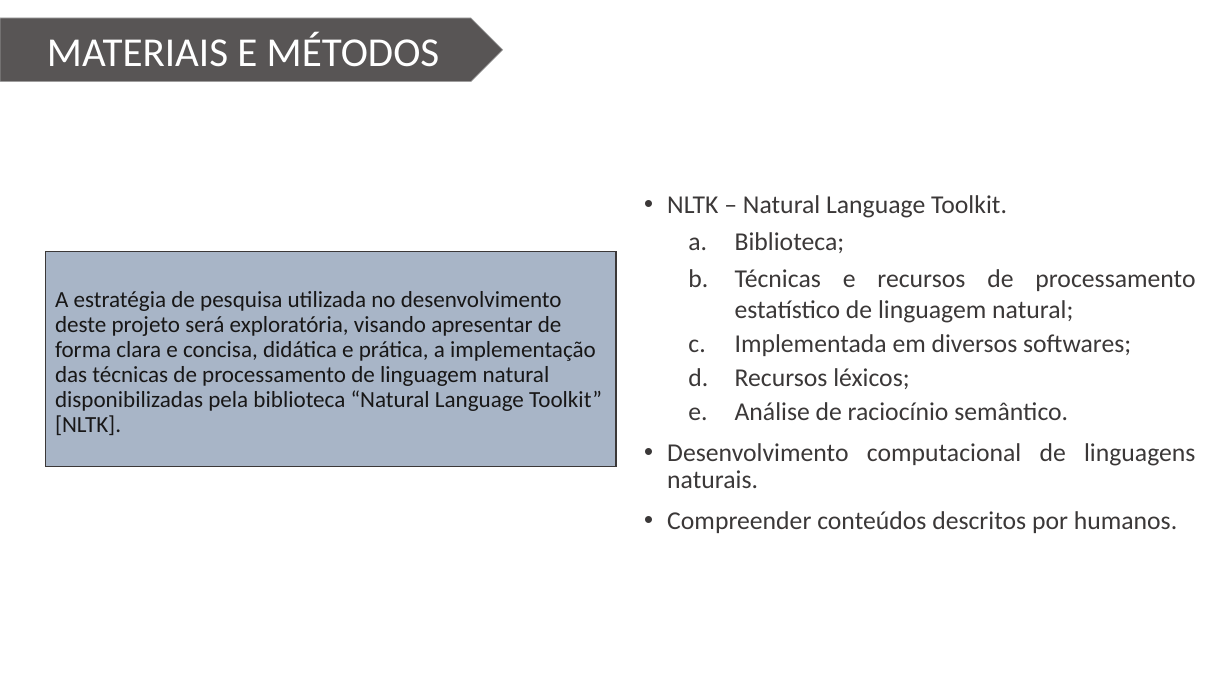
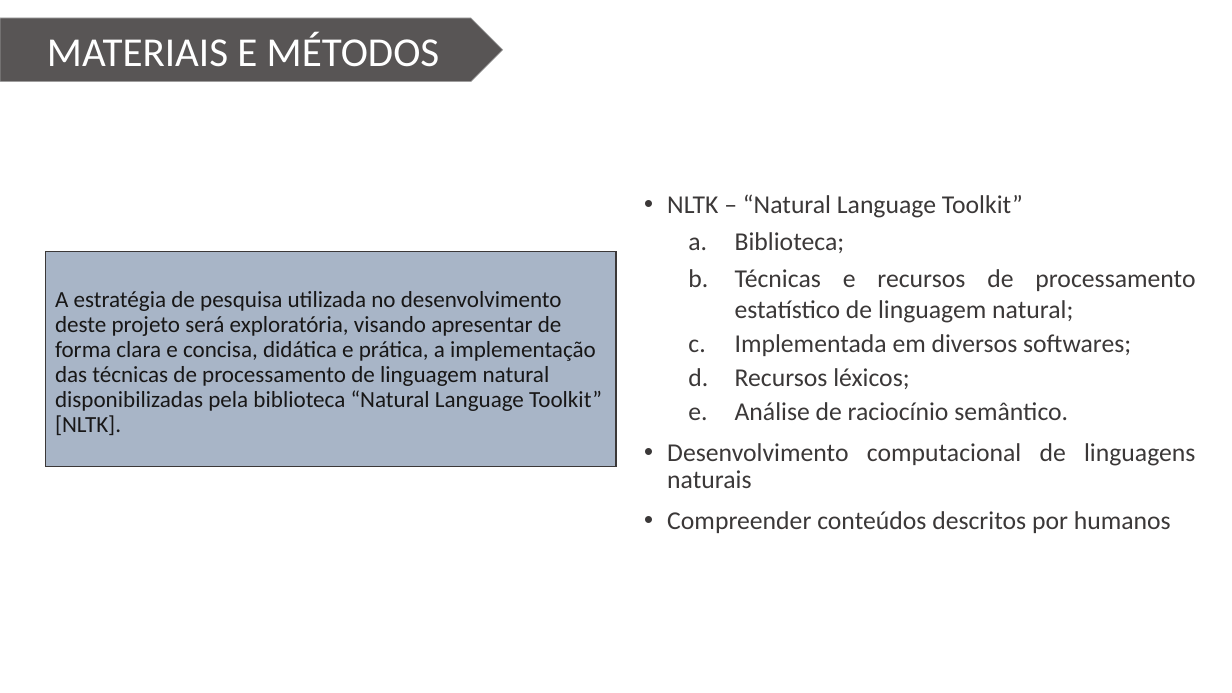
Before and after one commit to Wiryco/Natural-Language-Analysis-And-Processing, a slide deck: slide 4 of Apresentação/Apresentação TCC - Vinícius Andrade Lopes.pptx. Drawn at 1232x693 pixels with LibreOffice and Linux fonts; fonts in the diff are those of the drawing; background and template pictures are left out. Boxes give left, top, right and bottom in pixels: in the first picture for what was removed or moved away, otherwise in the second. Text is boxed around its words. In the diff, an @@ line names an element or a change of style, - is before the commit and + after.

```diff
--- a/Apresentação/Apresentação TCC - Vinícius Andrade Lopes.pptx
+++ b/Apresentação/Apresentação TCC - Vinícius Andrade Lopes.pptx
@@ text at [667,194,1023,218]: text changed @@
-• NLTK – Natural Language Toolkit.
+• NLTK – “Natural Language Toolkit”
@@ text at [667,443,1195,533]: text changed @@
-• Desenvolvimento computacional de linguagens naturais.
-• Compreender conteúdos descritos por humanos.
+• Desenvolvimento computacional de linguagens naturais
+• Compreender conteúdos descritos por humanos
```
Also in this commit, not shown: 11 other slides changed.
